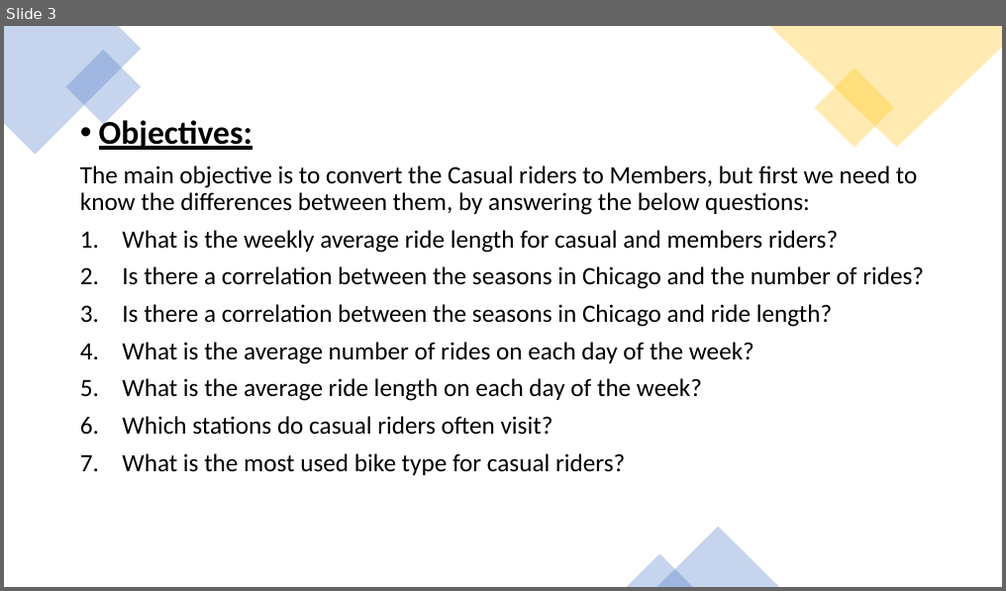
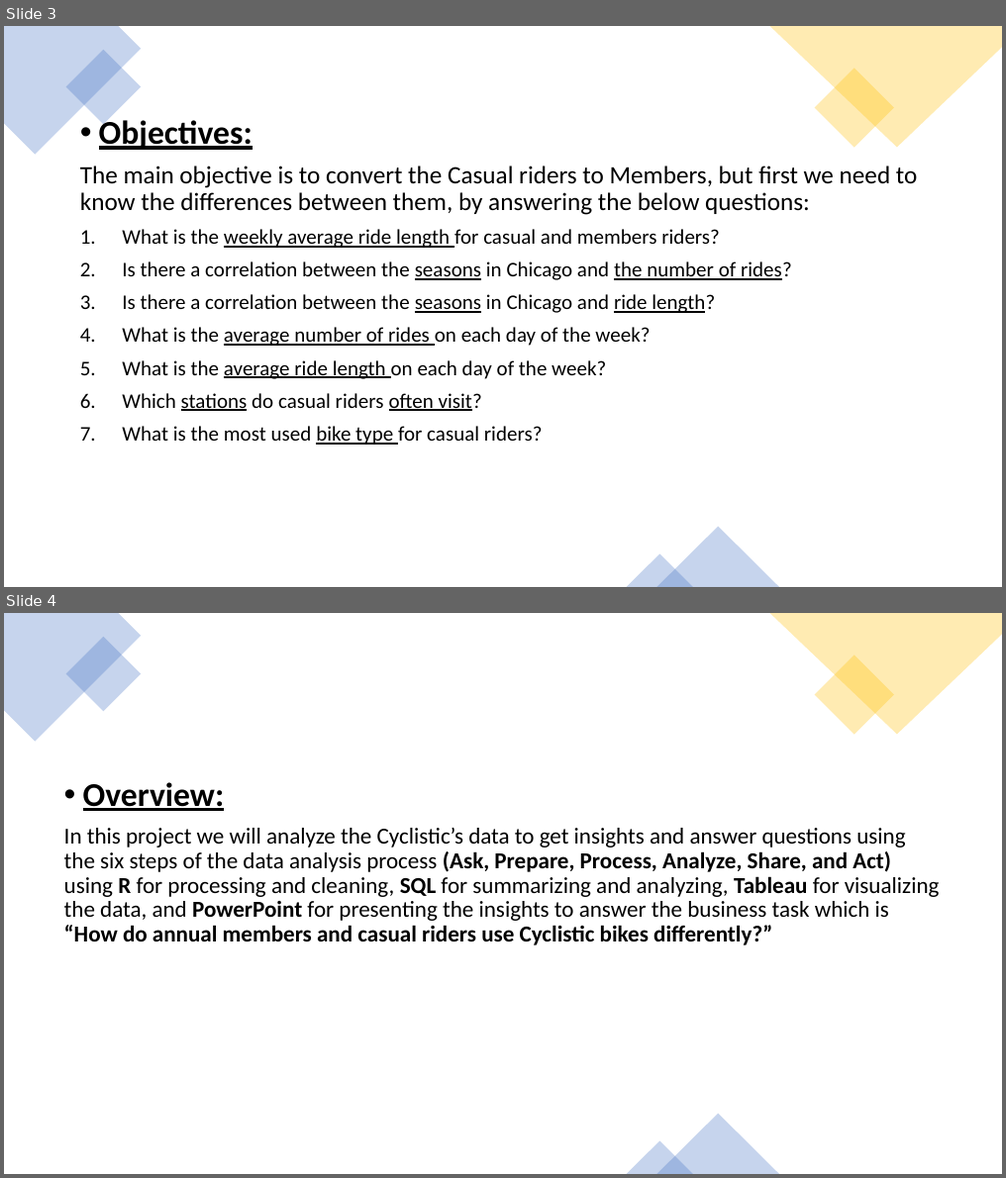
Before and after one commit to a7mdNasrr/Cyclistic-bike-share, a slide deck: Bike Share Presentation.pptx. Shown one above the other, each under a label of ours: slide 3 before the commit, slides 3 and 4 after it. The pictures are 1006x591 and 1006x1178 pixels, drawn with LibreOffice and Linux fonts; fonts in the diff are those of the drawing. Boxes give left, top, right and bottom in pixels: in the first picture for what was removed or moved away, otherwise in the second. Text is boxed around its words. In the diff, an @@ line names an element or a change of style, - is before the commit and + after.

```diff
--- a/Bike Share Presentation.pptx
+++ b/Bike Share Presentation.pptx
@@ slide 4 added at (4, 613, 1002, 1174), background #FFFFFF @@
@@ freeform shape added at (4, 613, 141, 742), fill #4472C4 at 30% opacity @@
@@ rectangle added at (66, 637, 142, 712), fill #4472C4 at 30% opacity @@
@@ freeform shape added at (770, 613, 1002, 735), fill #FFC000 at 30% opacity @@
@@ rectangle added at (815, 656, 894, 735), fill #FFC000 at 30% opacity @@
@@ text added at (64, 782, 940, 946), 22 pt, text #000000 @@
+• Overview:
+In this project we will analyze the Cyclistic’s data to get insights and answer questions using the six steps of the data analysis process (Ask, Prepare, Process, Analyze, Share, and Act) using R for processing and cleaning, SQL for summarizing and analyzing, Tableau for visualizing the data, and PowerPoint for presenting the insights to answer the business task which is “How do annual members and casual riders use Cyclistic bikes differently?”
@@ triangle added at (656, 1114, 779, 1174), fill #4472C4 at 30% opacity @@
@@ triangle added at (627, 1142, 693, 1174), fill #4472C4 at 30% opacity @@
@@ slide 3 changed as well @@
@@ text at (122, 229, 792, 445): size 24 to 20 pt in "What is the weekly average ride length ...", "Is there a correlation between the seasons ...", "Is there a correlation between the seasons ...", "What is the average number of rides ..." and 3 more places; underline on in "weekly average ride length", "seasons the number of rides?", "seasons ride length?", "average number of rides" and 3 more places @@
```
Also in this commit, not shown: 9 other slides changed, 2 other slides added, 2 other files.
